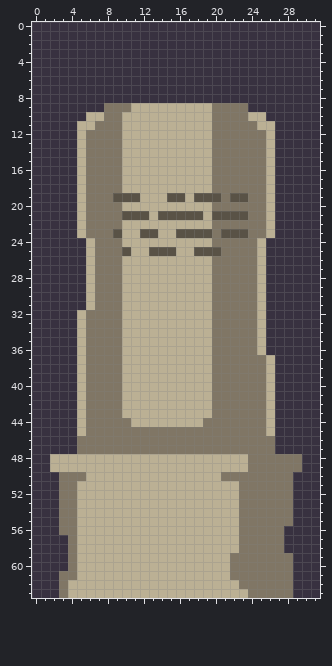
Edited in one commit: pixel-art file (Assets/Artwork/Buildings/Barracks Decor/RoadSign.aseprite). The picture above was drawn from the file before the commit.
32x64 pixels, 1 frame.
The same view after the edit:
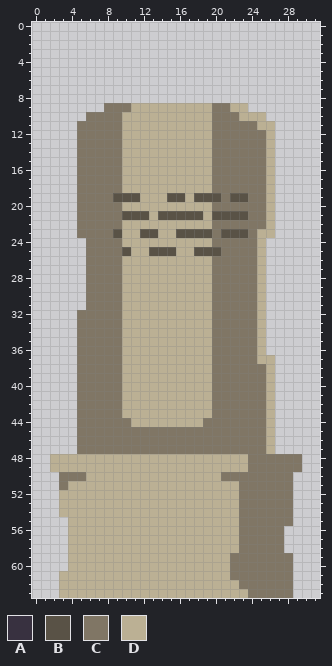
Palette (. is transparent): A #383140  B #595246  C #807665  D #bbb094
The edit:
layer "Background" now hidden
@@ x 0..31 @@
- 0 AAAAAAAAAAAAAAAAAAAAAAAAAAAAAAAA
- 1 AAAAAAAAAAAAAAAAAAAAAAAAAAAAAAAA
- 2 AAAAAAAAAAAAAAAAAAAAAAAAAAAAAAAA
- 3 AAAAAAAAAAAAAAAAAAAAAAAAAAAAAAAA
- 4 AAAAAAAAAAAAAAAAAAAAAAAAAAAAAAAA
- 5 AAAAAAAAAAAAAAAAAAAAAAAAAAAAAAAA
- 6 AAAAAAAAAAAAAAAAAAAAAAAAAAAAAAAA
- 7 AAAAAAAAAAAAAAAAAAAAAAAAAAAAAAAA
- 8 AAAAAAAAAAAAAAAAAAAAAAAAAAAAAAAA
- 9 AAAAAAAACCCDDDDDDDDDCCCCAAAAAAAA
-10 AAAAAADDCCDDDDDDDDDDCCCCDDAAAAAA
-11 AAAAADDCCCDDDDDDDDDDCCCCCDDAAAAA
-12 AAAAADCCCCDDDDDDDDDDCCCCCCDAAAAA
-13 AAAAADCCCCDDDDDDDDDDCCCCCCDAAAAA
-14 AAAAADCCCCDDDDDDDDDDCCCCCCDAAAAA
-15 AAAAADCCCCDDDDDDDDDDCCCCCCDAAAAA
-16 AAAAADCCCCDDDDDDDDDDCCCCCCDAAAAA
-17 AAAAADCCCCDDDDDDDDDDCCCCCCDAAAAA
-18 AAAAADCCCCDDDDDDDDDDCCCCCCDAAAAA
-19 AAAAADCCCBBBDDDBBDBBBCBBCCDAAAAA
-20 AAAAADCCCCDDDDDDDDDDCCCCCCDAAAAA
-21 AAAAADCCCCBBBDBBBBBDBBBBCCDAAAAA
-22 AAAAADCCCCDDDDDDDDDDCCCCCCDAAAAA
-23 AAAAADCCCBDDBBDDBBBBCBBBCCDAAAAA
-24 AAAAAADCCCDDDDDDDDDDCCCCCDAAAAAA
-25 AAAAAADCCCBDDBBBDDBBBCCCCDAAAAAA
-26 AAAAAADCCCDDDDDDDDDDCCCCCDAAAAAA
-27 AAAAAADCCCDDDDDDDDDDCCCCCDAAAAAA
-28 AAAAAADCCCDDDDDDDDDDCCCCCDAAAAAA
-29 AAAAAADCCCDDDDDDDDDDCCCCCDAAAAAA
-30 AAAAAADCCCDDDDDDDDDDCCCCCDAAAAAA
-31 AAAAAADCCCDDDDDDDDDDCCCCCDAAAAAA
-32 AAAAADCCCCDDDDDDDDDDCCCCCDAAAAAA
-33 AAAAADCCCCDDDDDDDDDDCCCCCDAAAAAA
-34 AAAAADCCCCDDDDDDDDDDCCCCCDAAAAAA
-35 AAAAADCCCCDDDDDDDDDDCCCCCDAAAAAA
-36 AAAAADCCCCDDDDDDDDDDCCCCCDAAAAAA
-37 AAAAADCCCCDDDDDDDDDDCCCCCCDAAAAA
-38 AAAAADCCCCDDDDDDDDDDCCCCCCDAAAAA
-39 AAAAADCCCCDDDDDDDDDDCCCCCCDAAAAA
-40 AAAAADCCCCDDDDDDDDDDCCCCCCDAAAAA
-41 AAAAADCCCCDDDDDDDDDDCCCCCCDAAAAA
-42 AAAAADCCCCDDDDDDDDDDCCCCCCDAAAAA
-43 AAAAADCCCCDDDDDDDDDDCCCCCCDAAAAA
-44 AAAAADCCCCCDDDDDDDDCCCCCCCDAAAAA
-45 AAAAADCCCCCCCCCCCCCCCCCCCCDAAAAA
-46 AAAAACCCCCCCCCCCCCCCCCCCCCCAAAAA
-47 AAAAACCCCCCCCCCCCCCCCCCCCCCAAAAA
-48 AADDDDDDDDDDDDDDDDDDDDDDCCCCCCAA
-49 AADDDDDDDDDDDDDDDDDDDDDDCCCCCCAA
-50 AAACCCDDDDDDDDDDDDDDDCCCCCCCCAAA
-51 AAACCDDDDDDDDDDDDDDDDDDCCCCCCAAA
-52 AAACCDDDDDDDDDDDDDDDDDDCCCCCCAAA
-53 AAACCDDDDDDDDDDDDDDDDDDCCCCCCAAA
-54 AAACCDDDDDDDDDDDDDDDDDDCCCCCCAAA
-55 AAACCDDDDDDDDDDDDDDDDDDCCCCCCAAA
-56 AAACCDDDDDDDDDDDDDDDDDDCCCCCAAAA
-57 AAAACDDDDDDDDDDDDDDDDDDCCCCCAAAA
-58 AAAACDDDDDDDDDDDDDDDDDDCCCCCAAAA
-59 AAAACDDDDDDDDDDDDDDDDDCCCCCCCAAA
-60 AAAACDDDDDDDDDDDDDDDDDCCCCCCCAAA
-61 AAACCDDDDDDDDDDDDDDDDDCCCCCCCAAA
-62 AAACDDDDDDDDDDDDDDDDDDDCCCCCCAAA
-63 AAACDDDDDDDDDDDDDDDDDDDDCCCCCAAA
+ 0 ................................
+ 1 ................................
+ 2 ................................
+ 3 ................................
+ 4 ................................
+ 5 ................................
+ 6 ................................
+ 7 ................................
+ 8 ................................
+ 9 ........CCCDDDDDDDDDCCDD........
+10 ......CCCCDDDDDDDDDDCCCDDD......
+11 .....CCCCCDDDDDDDDDDCCCCCDD.....
+12 .....CCCCCDDDDDDDDDDCCCCCCD.....
+13 .....CCCCCDDDDDDDDDDCCCCCCD.....
+14 .....CCCCCDDDDDDDDDDCCCCCCD.....
+15 .....CCCCCDDDDDDDDDDCCCCCCD.....
+16 .....CCCCCDDDDDDDDDDCCCCCCD.....
+17 .....CCCCCDDDDDDDDDDCCCCCCD.....
+18 .....CCCCCDDDDDDDDDDCCCCCCD.....
+19 .....CCCCBBBDDDBBDBBBCBBCCD.....
+20 .....CCCCCDDDDDDDDDDCCCCCCD.....
+21 .....CCCCCBBBDBBBBBDBBBBCCD.....
+22 .....CCCCCDDDDDDDDDDCCCCCCD.....
+23 .....CCCCBDDBBDDBBBBCBBBCDD.....
+24 ......CCCCDDDDDDDDDDCCCCCD......
+25 ......CCCCBDDBBBDDBBBCCCCD......
+26 ......CCCCDDDDDDDDDDCCCCCD......
+27 ......CCCCDDDDDDDDDDCCCCCD......
+28 ......CCCCDDDDDDDDDDCCCCCD......
+29 ......CCCCDDDDDDDDDDCCCCCD......
+30 ......CCCCDDDDDDDDDDCCCCCD......
+31 ......CCCCDDDDDDDDDDCCCCCD......
+32 .....CCCCCDDDDDDDDDDCCCCCD......
+33 .....CCCCCDDDDDDDDDDCCCCCD......
+34 .....CCCCCDDDDDDDDDDCCCCCD......
+35 .....CCCCCDDDDDDDDDDCCCCCD......
+36 .....CCCCCDDDDDDDDDDCCCCCD......
+37 .....CCCCCDDDDDDDDDDCCCCCDD.....
+38 .....CCCCCDDDDDDDDDDCCCCCCD.....
+39 .....CCCCCDDDDDDDDDDCCCCCCD.....
+40 .....CCCCCDDDDDDDDDDCCCCCCD.....
+41 .....CCCCCDDDDDDDDDDCCCCCCD.....
+42 .....CCCCCDDDDDDDDDDCCCCCCD.....
+43 .....CCCCCDDDDDDDDDDCCCCCCD.....
+44 .....CCCCCCDDDDDDDDCCCCCCCD.....
+45 .....CCCCCCCCCCCCCCCCCCCCCD.....
+46 .....CCCCCCCCCCCCCCCCCCCCCD.....
+47 .....CCCCCCCCCCCCCCCCCCCCCD.....
+48 ..DDDDDDDDDDDDDDDDDDDDDDCCCCCC..
+49 ..DDDDDDDDDDDDDDDDDDDDDDCCCCCC..
+50 ...CCCDDDDDDDDDDDDDDDCCCCCCCC...
+51 ...CDDDDDDDDDDDDDDDDDDDCCCCCC...
+52 ...DDDDDDDDDDDDDDDDDDDDCCCCCC...
+53 ...DDDDDDDDDDDDDDDDDDDDCCCCCC...
+54 ...DDDDDDDDDDDDDDDDDDDDCCCCCC...
+55 ....DDDDDDDDDDDDDDDDDDDCCCCCC...
+56 ....DDDDDDDDDDDDDDDDDDDCCCCC....
+57 ....DDDDDDDDDDDDDDDDDDDCCCCC....
+58 ....DDDDDDDDDDDDDDDDDDDCCCCC....
+59 ....DDDDDDDDDDDDDDDDDDCCCCCCC...
+60 ....DDDDDDDDDDDDDDDDDDCCCCCCC...
+61 ...DDDDDDDDDDDDDDDDDDDCCCCCCC...
+62 ...DDDDDDDDDDDDDDDDDDDDCCCCCC...
+63 ...DDDDDDDDDDDDDDDDDDDDDCCCCC...
